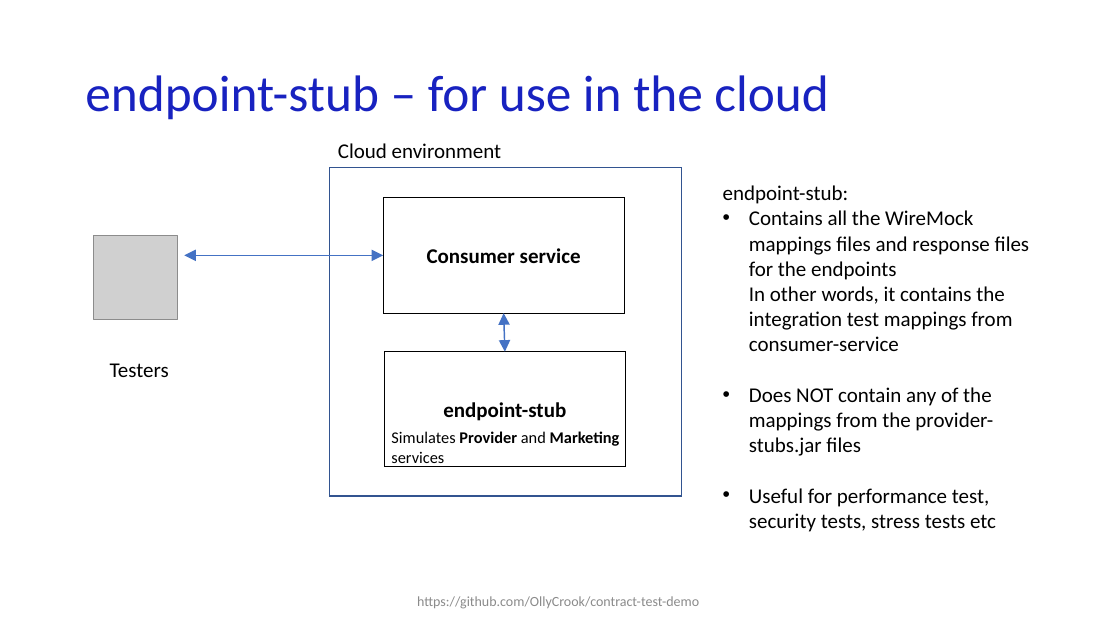
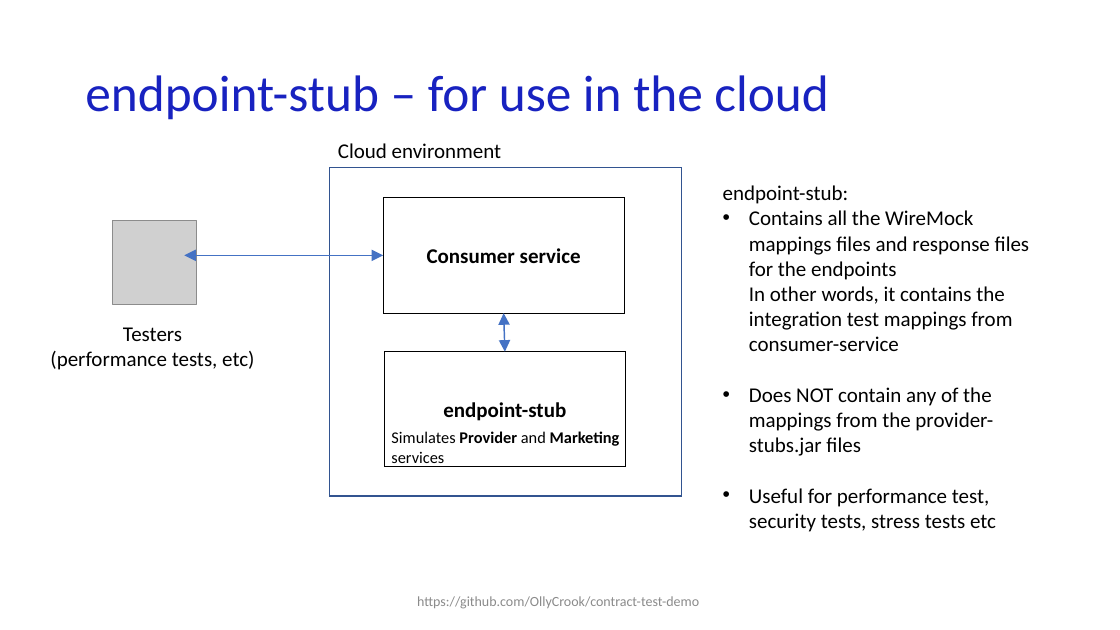
Before and after one commit to OllyCrook/contract-test-demo, a slide deck: slide 35 of Contract-testing-presentation_EngineersWeek.pptx. Drawn at 1120x630 pixels with LibreOffice and Linux fonts; fonts in the diff are those of the drawing; grey boxes stand for pictures. Boxes give left, top, right and bottom in pixels: in the first picture for what was removed or moved away, otherwise in the second. Text is boxed around its words. In the diff, an @@ line names an element or a change of style, - is before the commit and + after.

```diff
--- a/Contract-testing-presentation_EngineersWeek.pptx
+++ b/Contract-testing-presentation_EngineersWeek.pptx
@@ picture moved from (x1=93, y1=235, x2=177, y2=319) to (x1=113, y1=220, x2=197, y2=304) @@
@@ text "Testers" moved from (x1=110, y1=363, x2=169, y2=377) to (x1=50, y1=327, x2=254, y2=370) @@
@@ text at (x1=123, y1=327, x2=182, y2=341): alignment left to centre @@
@@ text at (x1=50, y1=351, x2=254, y2=370): paragraph added @@
+(performance tests, etc)
```
Also in this commit, not shown: 11 other slides changed.
